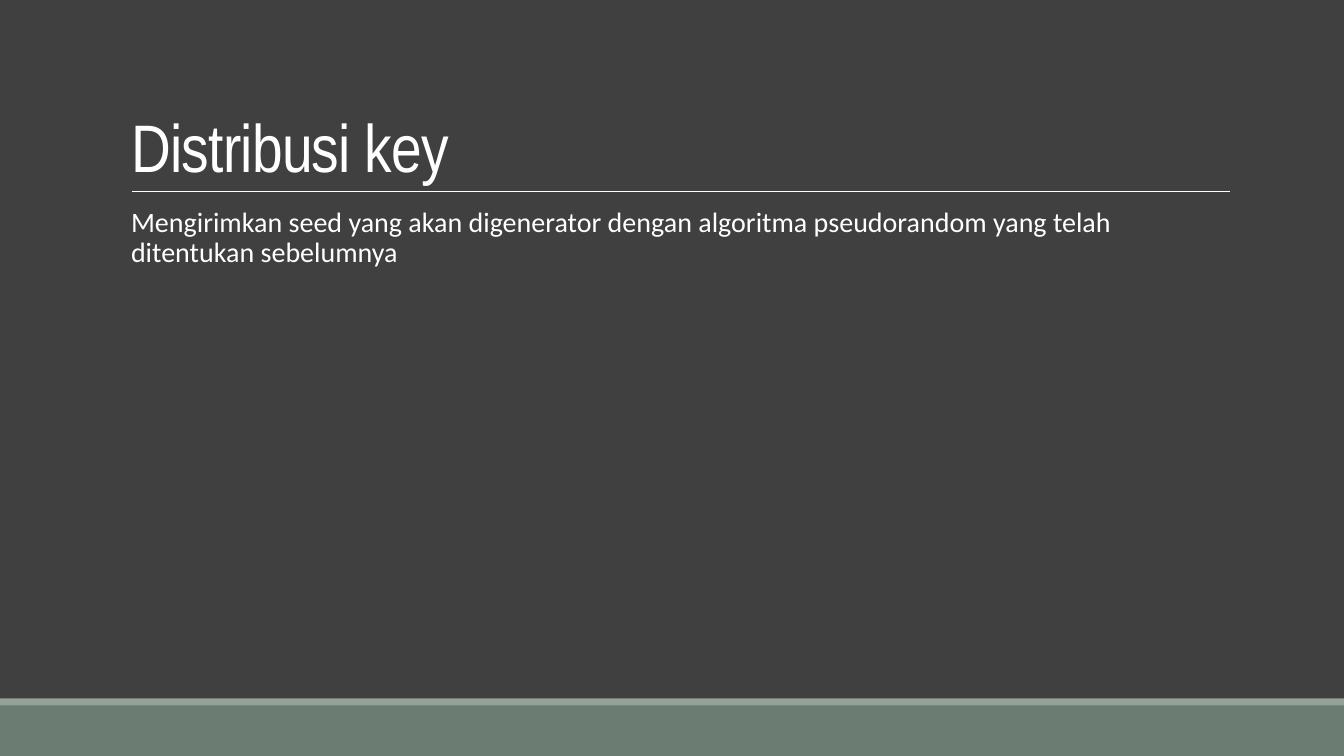
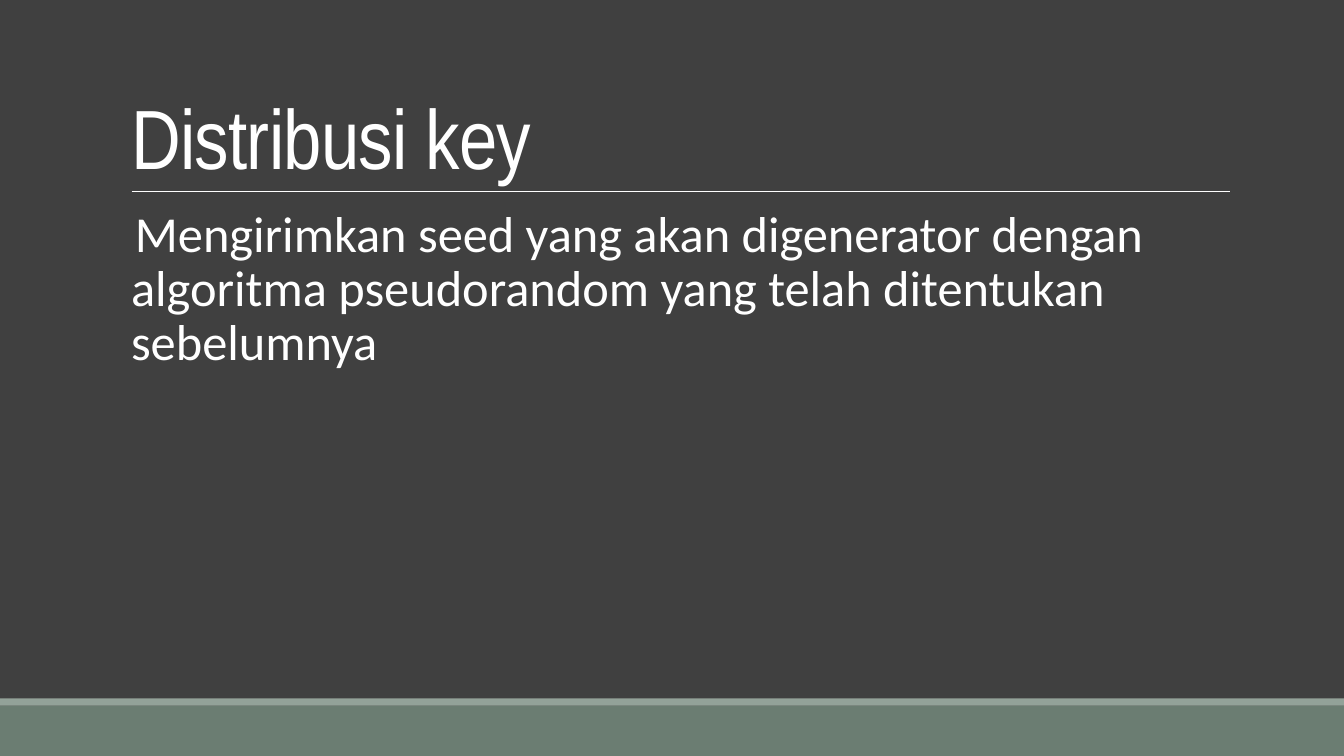
Before and after one commit to Tugas-KIJ/KIJ, a slide deck: slide 8 of docs/algoritma.pptx (slide 6 before the commit). Drawn at 1344x756 pixels with LibreOffice and Linux fonts; fonts in the diff are those of the drawing. Boxes give left, top, right and bottom in pixels: in the first picture for what was removed or moved away, otherwise in the second. Text is boxed around its words. In the diff, an @@ line names an element or a change of style, - is before the commit and + after.

```diff
--- a/docs/algoritma.pptx
+++ b/docs/algoritma.pptx
@@ title "Distribusi key" at [131,108,532,184]: size 48 to 60 pt @@
@@ text "Mengirimkan seed yang akan digenerator ..." at [131,217,1143,368]: size 20 to 36 pt @@
```
Also in this commit, not shown: 1 other slide changed, 2 slides added.
